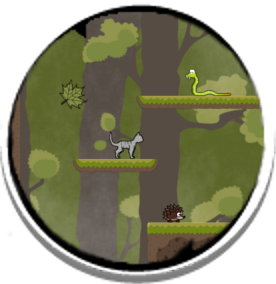
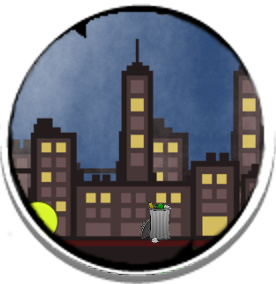
Layers edited between the first and the second 276px x 284px image:
hid "01_background" over [left=9, top=5, right=266, bottom=272]
added layer "03_background" above "02_background" over [left=9, top=5, right=266, bottom=275]
